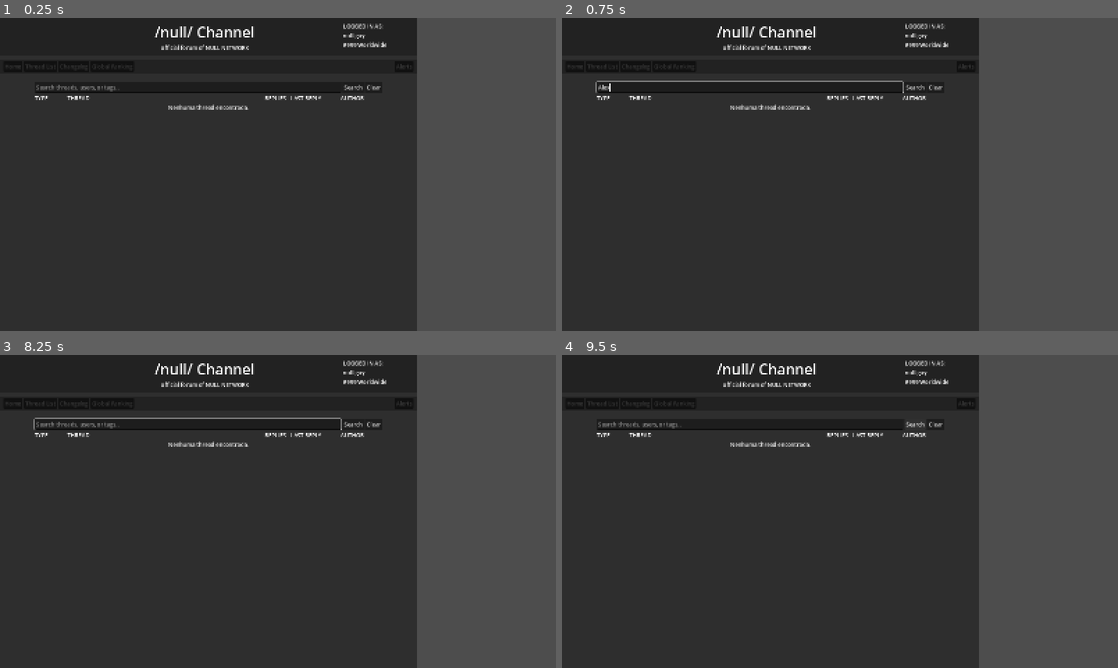
Above: before the commit, frames 1-4 (two rows, left to right).
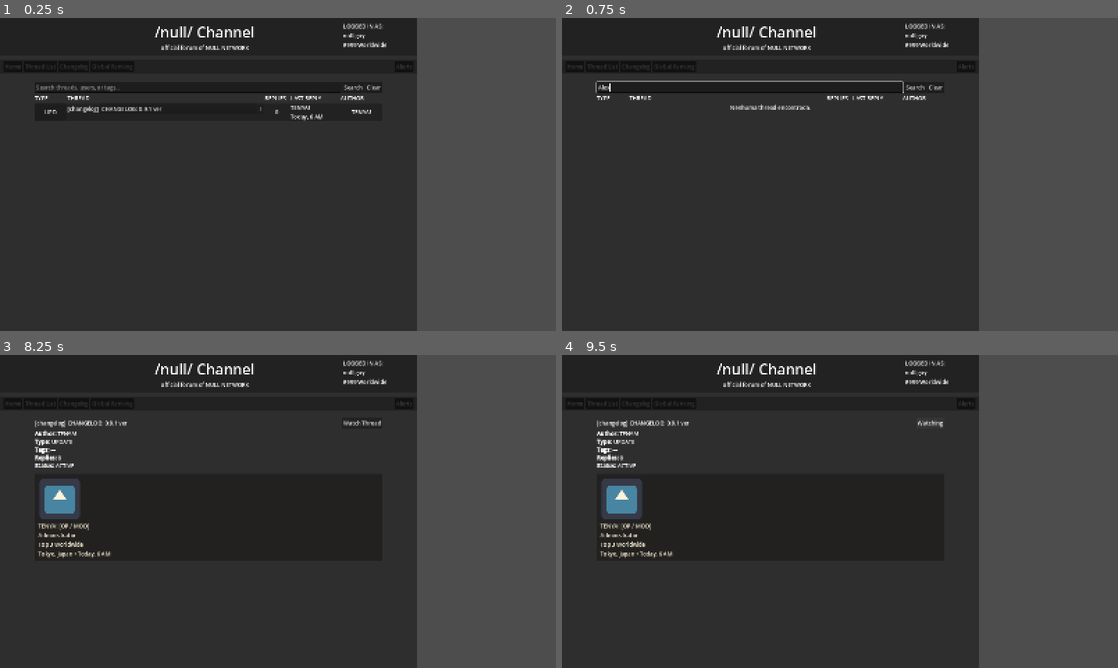
Above: after the commit, the same moments.

Repository: GYU-GAZE/NULL-NETWORK
Game: Godot game, scene res://apps/forum/updates/updates_app.tscn
The game is run twice, just before and just after one commit, with the same random seed, the same clock (stepped at 60 frames per second) and the same inputs. This scene is started directly instead of the project's main scene. The engine's default icon, where the game draws it, is replaced by a stand-in: a white triangle on a blue panel in a dark square.
Inputs (mouse positions are in pixels of both pictures, inside the frame that each line leads up to):
- Up to frame 1 (0.25 s): no input
- Up to frame 2 (0.75 s): click (751, 86) at 0.52 s; type "Alex" at 0.6 s
- Up to frame 3 (8.25 s): click "Home" at 1.25 s; click "Thread List" at 2 s; click "Changelog" at 2.75 s; click "Global Ranking" at 3.5 s; click "Alerts" at 4.25 s; click "Home" at 5 s; click "Thread List" at 5.75 s; click "Search" at 6.5 s; click "Clear" at 7.25 s; click (50, 448) at 8 s, where only the run after the commit has a clickable "UPD"
- Up to frame 4 (9.5 s): click (923, 423) at 8.75 s, where only the run after the commit has a clickable "Watch Thread"

The runs differ from the first frame. In frame 1, 0.5% of the frame differs, in the area x 8-67%, y 27-33%; in frame 2, nothing differs; in frame 3, 2.3%, in the area x 6-69%, y 20-65%; in frame 4, 2.1%.

Commit message:
updates ok

Diff:
--- a/data/content/updates/threads/update1.tres
+++ b/data/content/updates/threads/update1.tres
@@ -1,6 +1,7 @@
 [gd_resource type="Resource" script_class="ForumThread" format=3 uid="uid://vqbj7050dtjk"]
 
 [ext_resource type="Script" uid="uid://blxdqibocgs5x" path="res://data/templates/forum_post.gd" id="1_ph2tc"]
+[ext_resource type="Resource" uid="uid://bpq7yx8q1did3" path="res://data/content/updates/threads/update1post.tres" id="2_7nios"]
 [ext_resource type="Script" uid="uid://csyarr4wn3qlx" path="res://data/templates/forum_thread.gd" id="2_q8fyk"]
 
 [resource]
@@ -9,4 +10,5 @@
 thread_title = "CHANGELOG: 0.9.1 ver"
 thread_label = "changelog"
 thread_category = 4
+posts = Array[ExtResource("1_ph2tc")]([ExtResource("2_7nios")])
 metadata/_custom_type_script = "uid://csyarr4wn3qlx"
--- a/data/content/updates/threads/update1post.tres
+++ b/data/content/updates/threads/update1post.tres
@@ -27,6 +27,4 @@
 script = ExtResource("2_r0jvr")
 author = SubResource("Resource_pmg47")
 is_op = true
-is_moderator = true
-is_system_post = true
 metadata/_custom_type_script = "uid://blxdqibocgs5x"
--- a/data/templates/forum_post.gd
+++ b/data/templates/forum_post.gd
@@ -9,20 +9,13 @@
 @export_category("Author")
 @export var author: NetworkUserData
 
-@export_category("Legacy User Profile Fallback")
-@export var avatar: Texture2D
-@export var username: String = "Anonymous"
-@export var user_rank: String = "Newbie"
-@export var user_title: String = "Newbie"
-@export var location: String = "Unknown"
-
 @export_category("Post Metadata")
 @export var post_id: String = ""
 @export var time_label_override: String = ""
 @export var edited_label: String = ""
 @export var is_op: bool = false
-@export var is_moderator: bool = false
-@export var is_system_post: bool = false
+@export var is_moderator_override: bool = false
+@export var is_system_post_override: bool = false
 
 @export_category("Post Lifecycle / Timestamp")
 @export var release_day: int = 1
@@ -37,62 +30,51 @@
 
 
 func get_avatar() -> Texture2D:
-	if author != null and author.avatar != null:
-		return author.avatar
+	if author == null:
+		return null
 
-	return avatar
+	return author.avatar
 
 
 func get_username() -> String:
-	if author != null:
-		return author.display_name
+	if author == null:
+		return "Unknown User"
 
-	return username
+	return author.display_name
 
 
 func get_user_location() -> String:
-	if author != null:
-		return author.location
+	if author == null:
+		return "Unknown"
 
-	return location
+	return author.location
 
 
 func get_display_title() -> String:
-	if author != null:
-		return author.get_display_title()
+	if author == null:
+		return "Unknown"
 
-	var lines: Array[String] = []
-
-	if not user_title.is_empty():
-		lines.append(user_title)
-
-	if not user_rank.is_empty() and user_rank != user_title:
-		lines.append(user_rank)
-
-	if lines.is_empty():
-		return "Newbie"
-
-	return "\n".join(lines)
+	return author.get_display_title()
 
 
 func is_author_moderator() -> bool:
-	if is_moderator:
+	if is_moderator_override:
 		return true
 
-	if author != null:
-		return author.is_moderator()
+	if author == null:
+		return false
 
-	return false
+	return author.is_moderator()
 
 
 func is_author_system() -> bool:
-	if is_system_post:
+	if is_system_post_override:
 		return true
 
-	if author != null:
-		return author.is_system()
+	if author == null:
+		return false
 
-	return false
+	return author.is_system()
 
 
 func get_time_label() -> String:
--- a/data/templates/forum_thread.gd
+++ b/data/templates/forum_thread.gd
@@ -16,24 +16,11 @@
 @export var thread_category: ThreadCategory = ThreadCategory.SOCIAL
 @export var thread_tags: Array[String] = []
 
-@export_category("Legacy Compatibility")
-@export var board_name: String = "General"
-
-@export_category("Fallback Author")
-@export var thread_author: String = "Anonymous"
-@export var author_rank: String = "Newbie"
-@export var author_title: String = ""
-
 @export_category("Thread State")
 @export var is_pinned: bool = false
 @export var is_locked: bool = false
 @export var is_archived: bool = false
 @export var popularity_score: int = 0
-
-@export_category("Activity Fallback")
-@export var reply_count: int = 0
-@export var last_reply_author: String = ""
-@export var last_reply_time_label: String = ""
 
 @export_category("Notifications")
 @export var watched_notification_title: String = "New watched reply"
@@ -125,58 +112,51 @@
 func get_thread_author() -> String:
 	var author_post: ForumPost = get_author_post()
 
+	if author_post == null:
+		return "Unknown User"
+
+	return author_post.get_username()
+
+
+func get_thread_author_title() -> String:
+	var author_post: ForumPost = get_author_post()
+
+	if author_post == null:
+		return "Unknown"
+
+	return author_post.get_display_title()
+
+
+func get_reply_count() -> int:
+	var visible_posts: Array[ForumPost] = get_visible_posts()
+
+	if visible_posts.is_empty():
+		return 0
+
+	return max(0, visible_posts.size() - 1)
+
+
+func get_last_reply_author() -> String:
+	var visible_posts: Array[ForumPost] = get_visible_posts()
+
+	if visible_posts.size() >= 2:
+		return visible_posts[visible_posts.size() - 1].get_username()
+
+	var author_post: ForumPost = get_author_post()
+
 	if author_post != null:
 		return author_post.get_username()
 
-	return thread_author
-
-
-func get_thread_author_title() -> String:
-	var author_post: ForumPost = get_author_post()
-
-	if author_post != null:
-		return author_post.get_display_title()
-
-	if author_title.is_empty():
-		return author_rank
-
-	return "%s | %s" % [author_rank, author_title]
-
-
-func get_reply_count() -> int:
-	var visible_posts: Array[ForumPost] = get_visible_posts()
-
-	if not visible_posts.is_empty():
-		return max(0, visible_posts.size() - 1)
-
-	if reply_count > 0:
-		return reply_count
-
-	return 0
-
-
-func get_last_reply_author() -> String:
-	var last_post: ForumPost = get_last_post()
-
-	if last_post != null:
-		return last_post.get_username()
-
-	if not last_reply_author.is_empty():
-		return last_reply_author
-
-	return get_thread_author()
+	return "Unknown User"
 
 
 func get_last_reply_time_label() -> String:
 	var last_post: ForumPost = get_last_post()
 
-	if last_post != null:
-		return last_post.get_time_label()
-
-	if not last_reply_time_label.is_empty():
-		return last_reply_time_label
-
-	return ""
+	if last_post == null:
+		return ""
+
+	return last_post.get_time_label()
 
 
 func get_preview_text() -> String:
@@ -258,9 +238,6 @@
 	if get_category_label().to_lower().contains(normalized_query):
 		return true
 
-	if board_name.to_lower().contains(normalized_query):
-		return true
-
 	if get_thread_author().to_lower().contains(normalized_query):
 		return true
 
